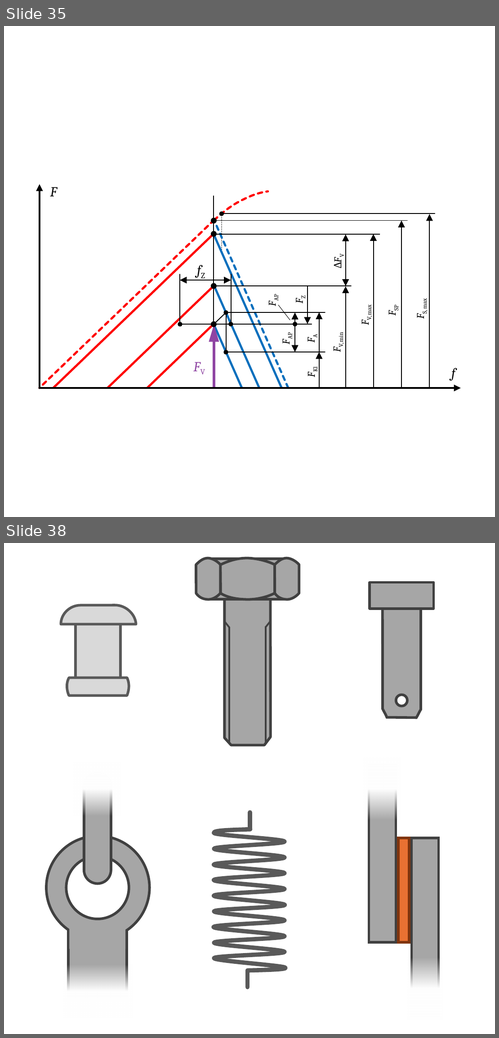
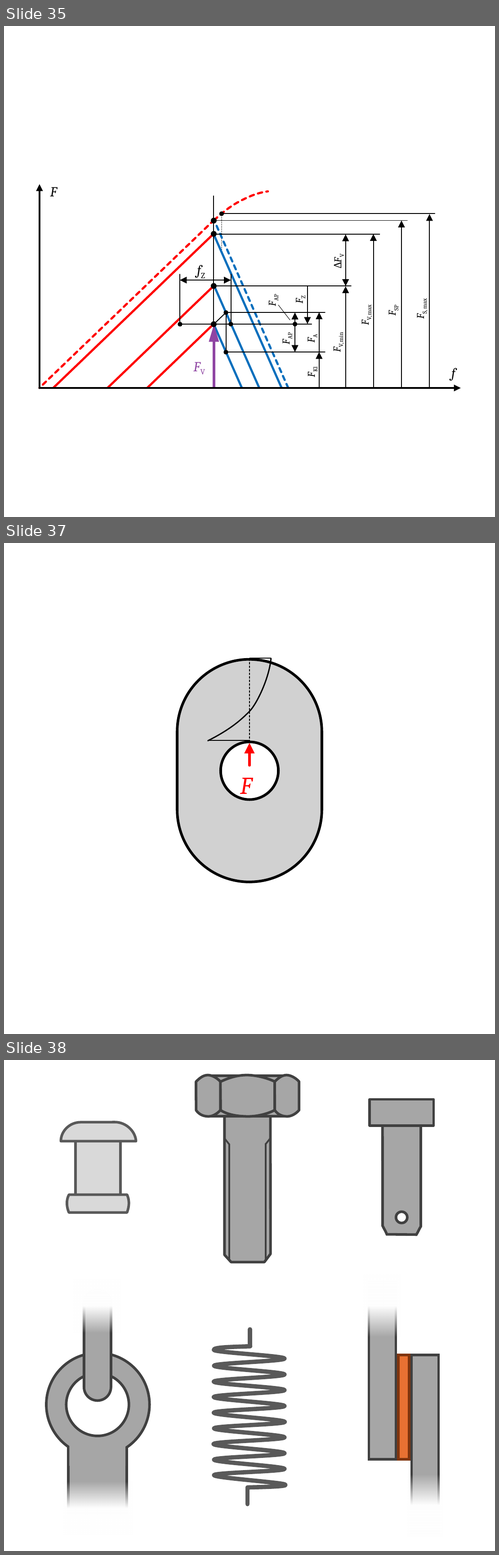
Before and after one commit to m4zeRobot/Project-FoSa, a slide deck: LaTeX B.Sc. LRT/Konstruktionslehre 1&2/images/KE-Images.pptx. Shown one above the other, each under a label of ours: slides 35 and 38 before the commit, slides 35, 37 and 38 after it; the slides between them are not shown. The pictures are 499x1038 and 499x1555 pixels, drawn with LibreOffice and Linux fonts; fonts in the diff are those of the drawing. Boxes give left, top, right and bottom in pixels: in the first picture for what was removed or moved away, otherwise in the second. Text is boxed around its words. In the diff, an @@ line names an element or a change of style, - is before the commit and + after.

```diff
--- a/LaTeX B.Sc. LRT/Konstruktionslehre 1&2/images/KE-Images.pptx
+++ b/LaTeX B.Sc. LRT/Konstruktionslehre 1&2/images/KE-Images.pptx
@@ slide 37 added at [4, 543, 495, 1034], background #FFFFFF @@
@@ rounded rectangle added at [177, 659, 322, 882], fill #D1D1D1, outline #000000 1.5 pt @@
@@ freeform shape added at [209, 659, 272, 741], outline #000000 0.75 pt @@
@@ line added from (250, 741) to (250, 659), #000000 0.5 pt dashed @@
@@ line added from (250, 658) to (271, 658), #000000 0.5 pt @@
@@ line added from (209, 740) to (248, 740), #000000 0.5 pt @@
@@ ellipse added at [221, 741, 278, 799], fill #FFFFFF, outline #000000 1.5 pt @@
@@ arrow added from (250, 765) to (250, 742), #FF0000 1.5 pt @@
@@ text added at [240, 778, 252, 799], 14 pt, text #FF0000, italic @@
+F
```
Also in this commit, not shown: 1 slide changed, 1 slide removed, 3 other files.
